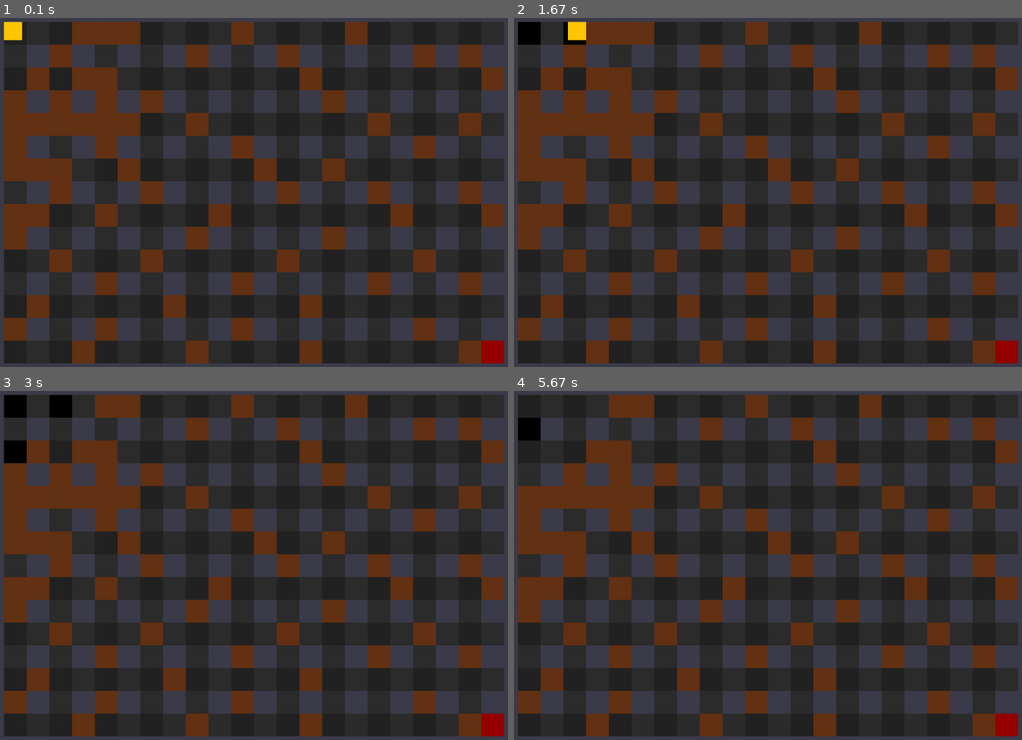
Above: before the commit, frames 1-4 (two rows, left to right).
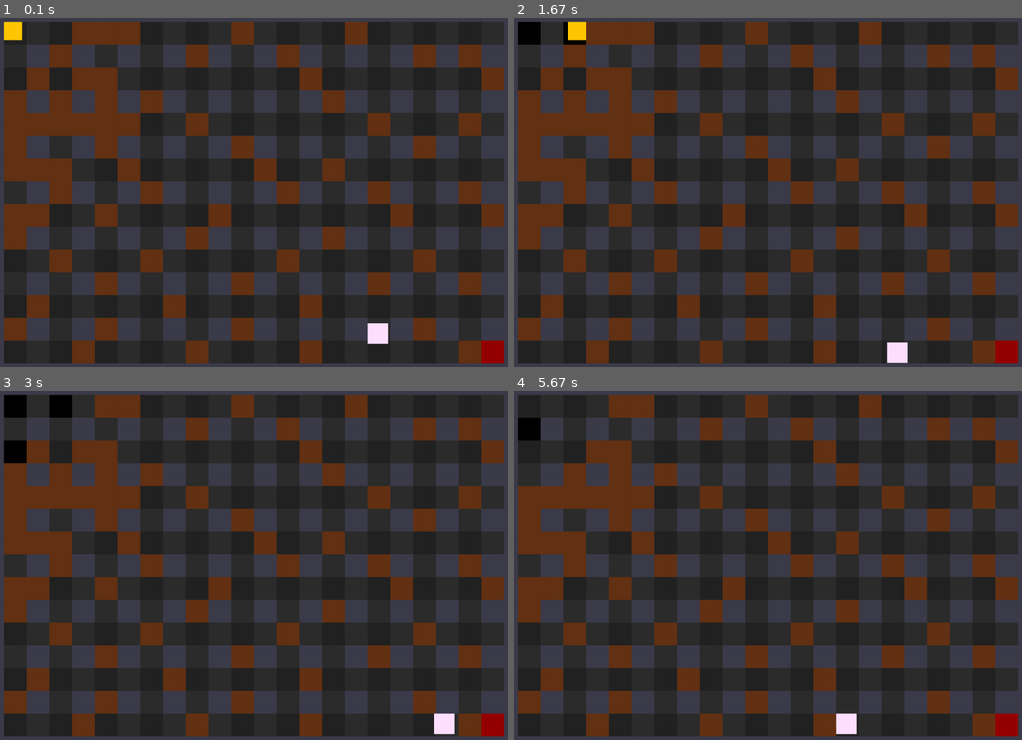
Above: after the commit, the same moments.

Repository: Mr7bb/Projeto-P.O.O-Jogo-usando-PyGame
Game: pygame game, started from main.py
Two runs of this game, one before a commit and one after it. Both use one fixed random seed, a clock stepped at 60 frames per second and the inputs below.
Inputs:
- Up to frame 1 (0.1 s): no input
- Up to frame 2 (1.67 s): tap Space at 0.33, 0.73, 1.03, 1.23 s; hold D 0.67-1.13 s; hold W 1.17-1.47 s
- Up to frame 3 (3 s): hold A 2-2.53 s; tap Space at 2.07, 2.37, 2.63, 2.97 s; hold S 2.57-2.87 s; hold A from 2.9 s (still down)
- Up to frame 4 (5.67 s): tap Space at 3.27, 3.4, 3.8, 4.1, 5.37 s; release A at 3.3 s; hold W 3.33-3.7 s; hold D 3.73-4.37 s; hold D from 5.3 s (still down)

The runs differ from the first frame. In frame 1, 0.2% of the frame differs, in the area x 72-77%, y 87-94%; in frame 2, 0.3%, in the area x 73-78%, y 92-99%; in frame 3, 0.2%; in frame 4, 0.3%.

Commit message:
ajeitando posiçao do fantasma

Diff:
--- a/main.py
+++ b/main.py
@@ -35,7 +35,7 @@
 
         self.clock = pygame.time.Clock()
         self.player = Player()
-        self.inimigos = [fantasma(1200, 800)]
+        self.inimigos = [fantasma(850, 700)]
         self.rodando = True
         self.paredes = [] # lista de obstaculos
         self.bomba = [] # lista de bombas ativas
@@ -112,7 +112,7 @@
 
             # fantasma
             for inimigo in self.inimigos:
-                pygame.draw.rect(self.tela, (255, 0, 0), inimigo.rect)
+                pygame.draw.rect(self.tela, inimigo.cor, inimigo.rect)
 
 
             # playeer invencivel
